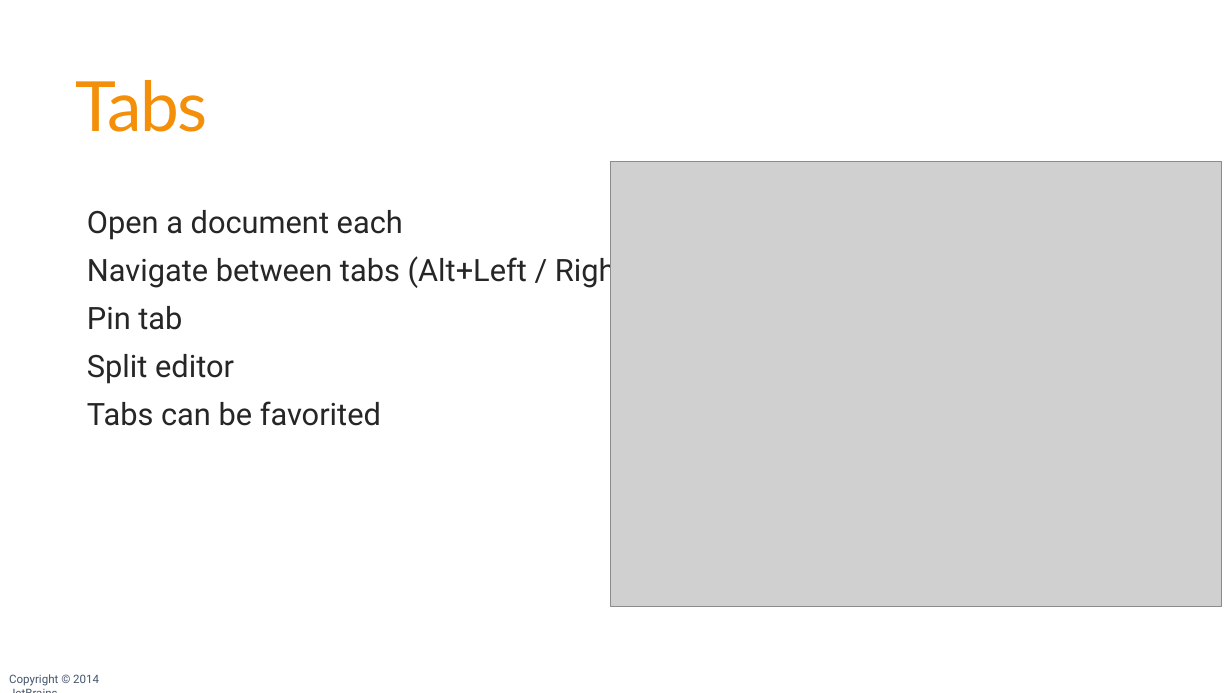
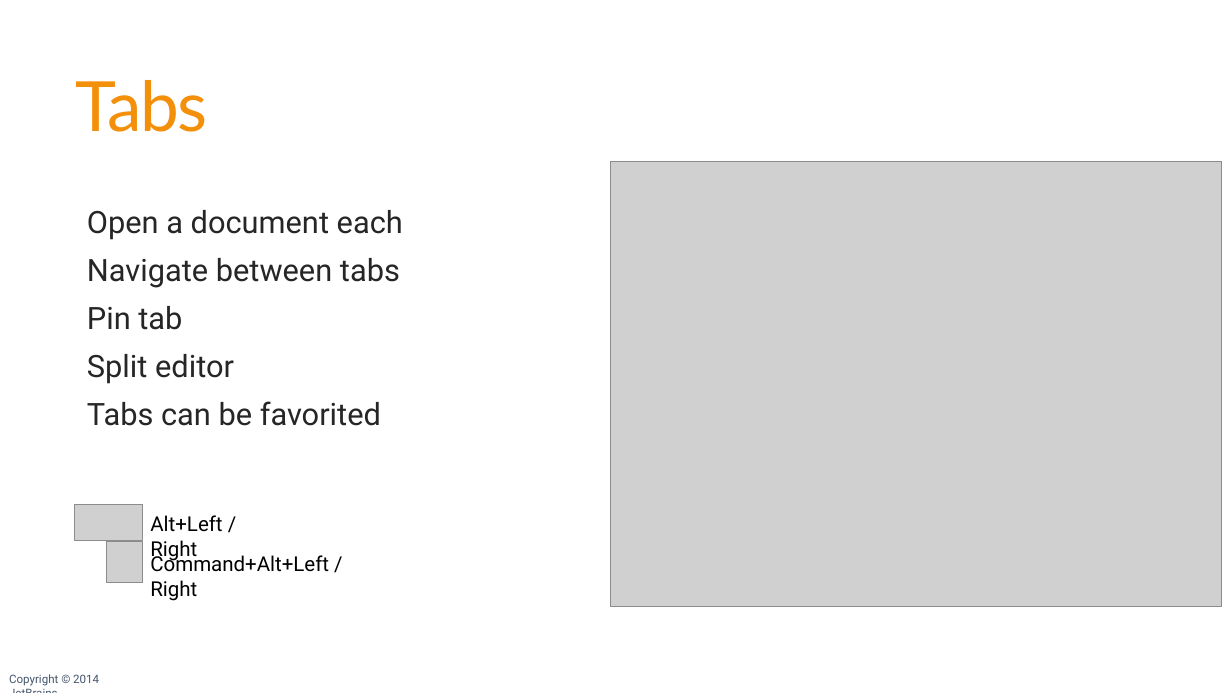
Before and after one commit to JetBrains/phpstorm-workshop, a slide deck: slide 12 of PhpStorm Workshop.pptx. Drawn at 1232x693 pixels with LibreOffice and Linux fonts; fonts in the diff are those of the drawing; grey boxes stand for pictures; background and template pictures are left out. Boxes give left, top, right and bottom in pixels: in the first picture for what was removed or moved away, otherwise in the second. Text is boxed around its words. In the diff, an @@ line names an element or a change of style, - is before the commit and + after.

```diff
--- a/PhpStorm Workshop.pptx
+++ b/PhpStorm Workshop.pptx
@@ text at (x1=87, y1=258, x2=400, y2=288): text changed @@
-  Navigate between tabs (Alt+Left / Right)
+  Navigate between tabs
@@ picture added at (x1=75, y1=505, x2=142, y2=541) @@
@@ text added at (x1=150, y1=515, x2=222, y2=562), 16 pt, text #000000 @@
+Alt+Left / Right
@@ picture added at (x1=106, y1=542, x2=142, y2=583) @@
@@ text added at (x1=150, y1=552, x2=329, y2=601), 16 pt, text #000000 @@
+Command+Alt+Left / Right
```
Also in this commit, not shown: 14 other slides changed, 5 slides added, 2 slides removed, 1 other file.
